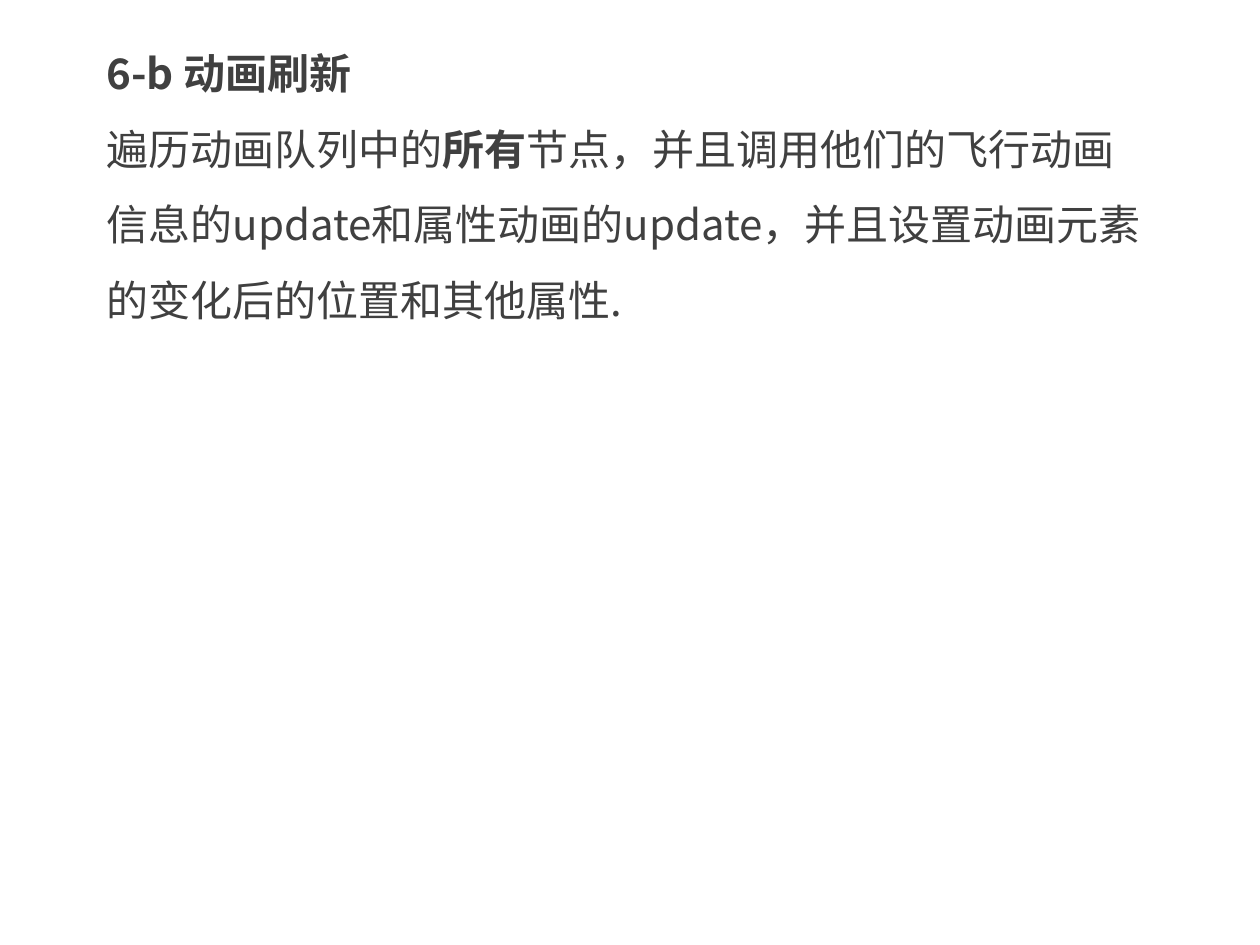
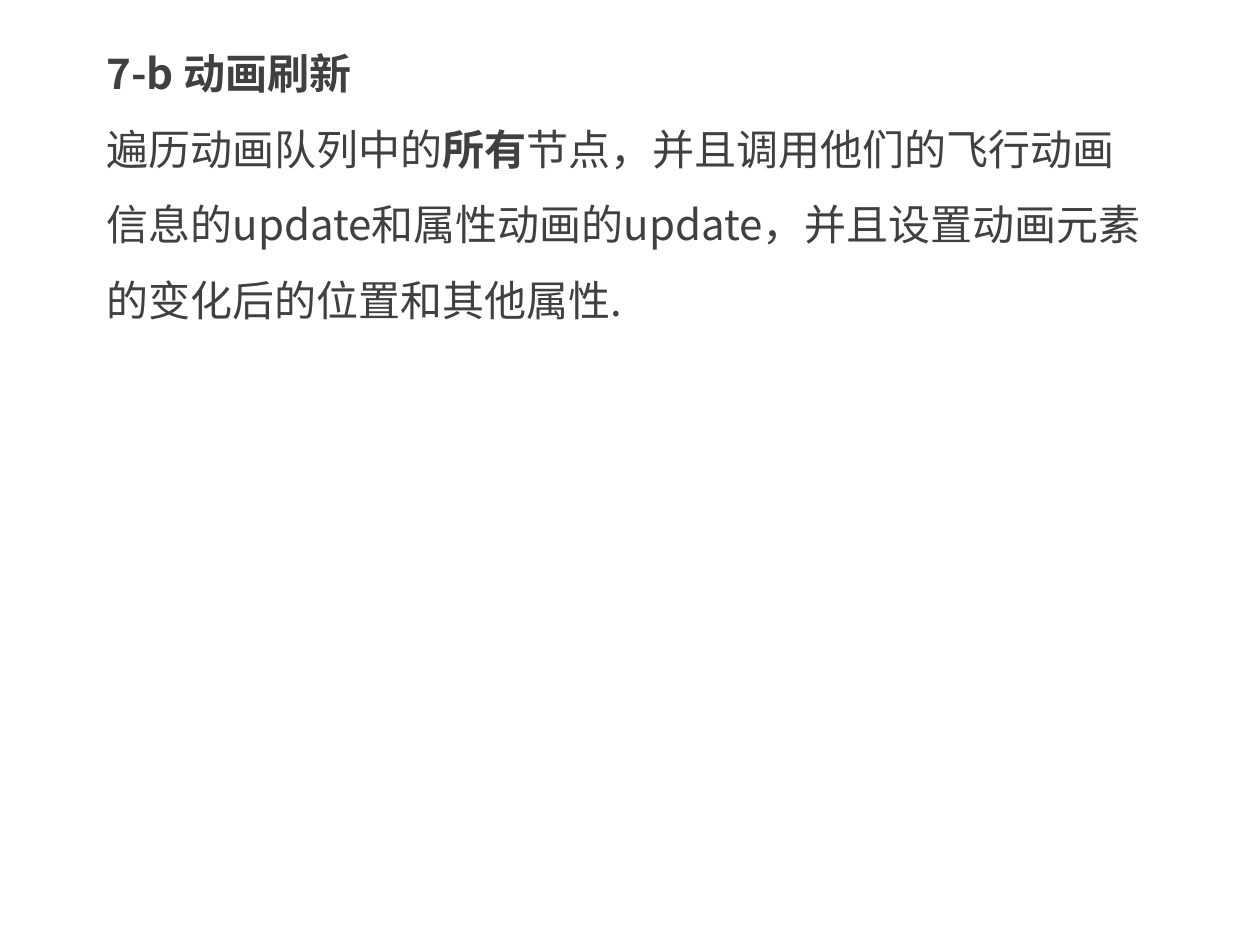
Before and after one commit to kong66/webAni, a slide deck: slide 35 of 24-svg-fireworks/24.pptx. Drawn at 1260x945 pixels with LibreOffice and Linux fonts; fonts in the diff are those of the drawing. Boxes give left, top, right and bottom in pixels: in the first picture for what was removed or moved away, otherwise in the second. Text is boxed around its words. In the diff, an @@ line names an element or a change of style, - is before the commit and + after.

```diff
--- a/24-svg-fireworks/24.pptx
+++ b/24-svg-fireworks/24.pptx
@@ text at (107, 53, 351, 93): text changed @@
-6-b 动画刷新
+7-b 动画刷新
```
Also in this commit, not shown: 7 other slides changed, 3 other files.
